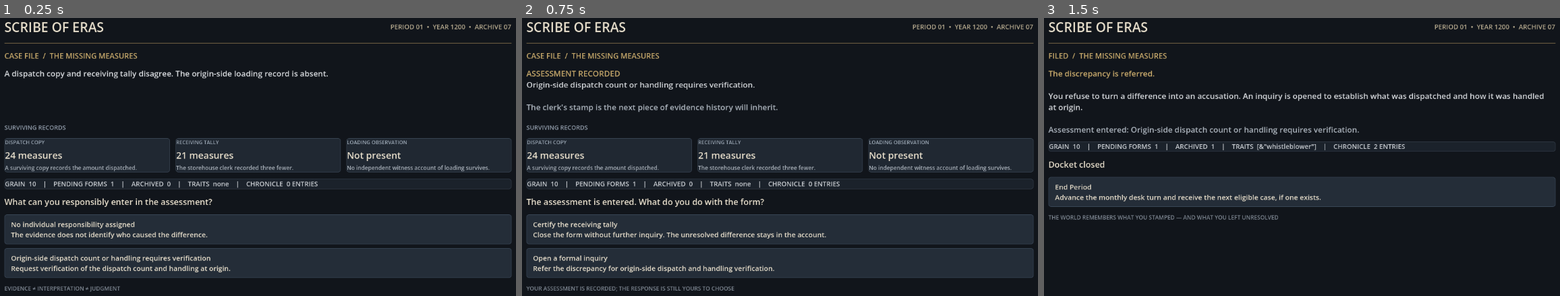
Above: before the commit, frames 1-3 (left to right).
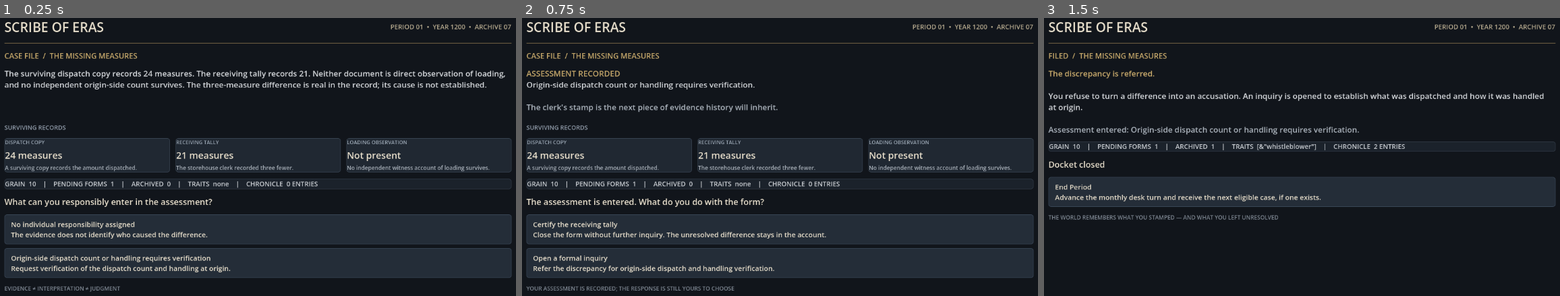
Above: after the commit, the same moments.

Repository: JawnGrimm/SoE
Game: Godot game, scene res://main.tscn
The game is run twice, just before and just after one commit, with the same random seed, the same clock (stepped at 60 frames per second) and the same inputs.
Inputs:
- Up to frame 1 (0.25 s): no input
- Up to frame 2 (0.75 s): click "Origin-side dispatch count or…" at 0.5 s
- Up to frame 3 (1.5 s): click "Open a formal inquiry Refer t…" at 1.25 s

The runs differ from the first frame. In frame 1, 2.2% of the frame differs, in the area x 0-98%, y 18-26%; in frame 2, nothing differs; in frame 3, nothing differs.

Commit message:
Preserve full evidence statement in case definition

Diff:
--- a/data/events/corrupt_grain_official.tres
+++ b/data/events/corrupt_grain_official.tres
@@ -90,7 +90,7 @@
 script = ExtResource("1")
 id = &"corrupt_grain_official"
 title = "The Missing Measures"
-description = "A dispatch copy and receiving tally disagree. The origin-side loading record is absent."
+description = "The surviving dispatch copy records 24 measures. The receiving tally records 21. Neither document is direct observation of loading, and no independent origin-side count survives. The three-measure difference is real in the record; its cause is not established."
 once_per_world = true
 conditions = Array[ExtResource("2")]([SubResource("ConditionOffice"), SubResource("ConditionArithmetic"), SubResource("ConditionForm"), SubResource("ConditionYear")])
 outcomes = Array[ExtResource("4")]([SubResource("OutcomeCertify"), SubResource("OutcomeInquiry")])
